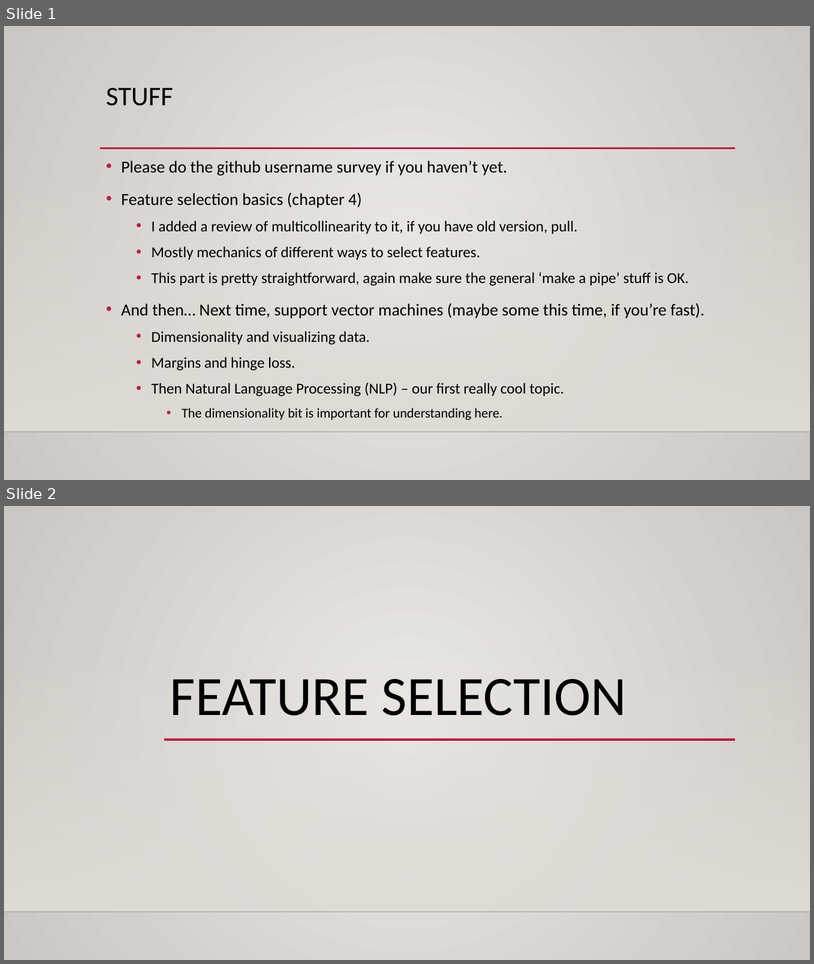
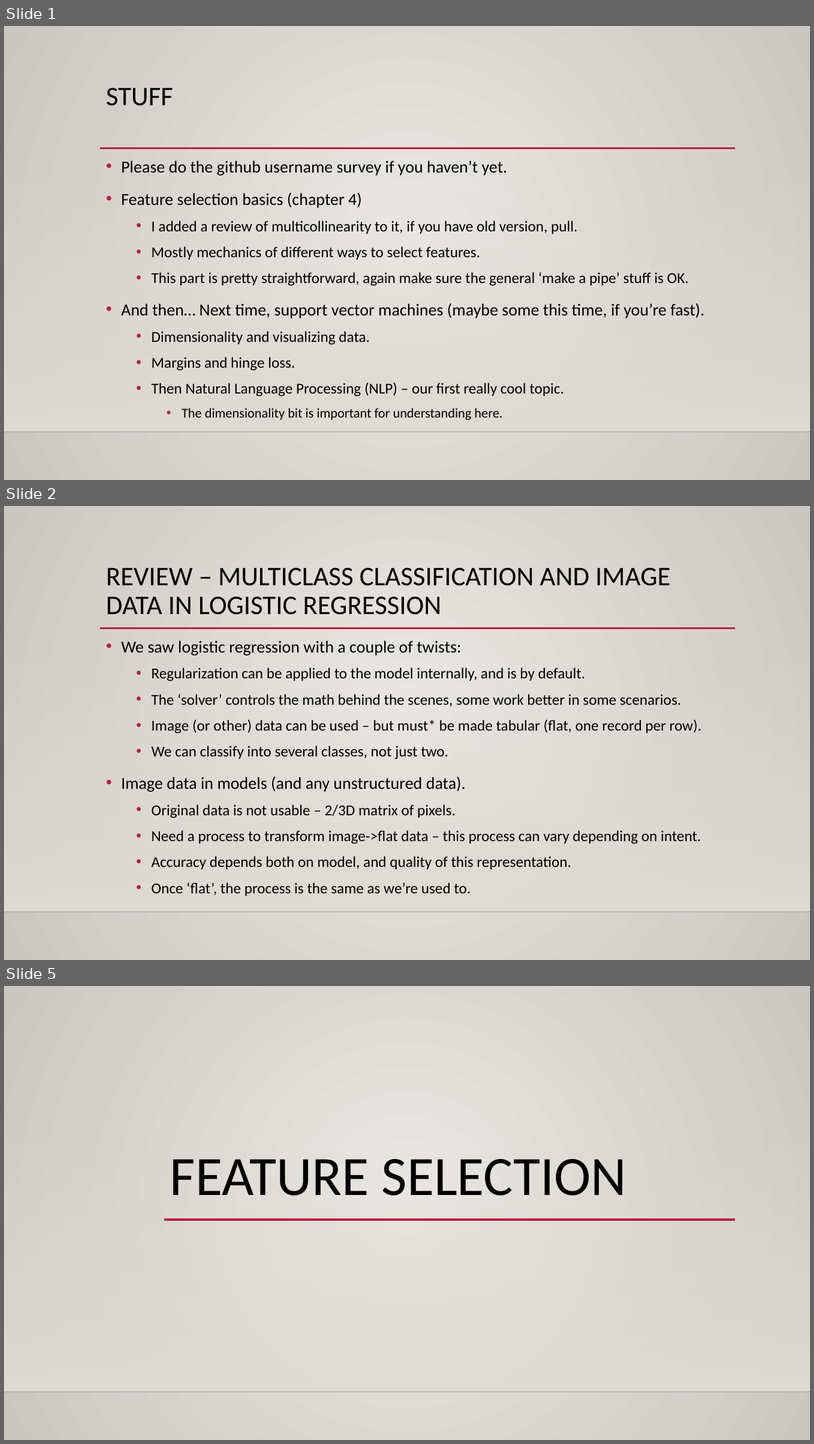
Before and after one commit to AkeemSemperDataScience/Intro_to_Machine_Learning_Students, a slide deck: reference_content/Slides/009_Feature_Selection.pptx. Shown one above the other, each under a label of ours: slides 1 and 2 before the commit, slides 1, 2 and 5 after it; the slides between them are not shown. The pictures are 814x964 and 814x1444 pixels, drawn with LibreOffice and Linux fonts; fonts in the diff are those of the drawing; background and template pictures are left out. Boxes give left, top, right and bottom in pixels: in the first picture for what was removed or moved away, otherwise in the second. Text is boxed around its words. In the diff, an @@ line names an element or a change of style, - is before the commit and + after.

```diff
--- a/reference_content/Slides/009_Feature_Selection.pptx
+++ b/reference_content/Slides/009_Feature_Selection.pptx
@@ slide 2 added at [4,506,810,960], background gradient #ECEAE7 to #CAC7C1; not listed: 3 template elements that a slide beside it also shows @@
@@ title added at [106,568,671,615], 32 pt, text #000000 @@
+REVIEW – MULTICLASS CLASSIFICATION AND IMAGE DATA IN LOGISTIC REGRESSION
@@ text added at [121,640,702,895], 18 pt, text #000000 @@
+• We saw logistic regression with a couple of twists:
+  • Regularization can be applied to the model internally, and is by default.
+  • The ‘solver’ controls the math behind the scenes, some work better in some scenarios.
+  • Image (or other) data can be used – but must* be made tabular (flat, one record per row).
+  • We can classify into several classes, not just two.
+• Image data in models (and any unstructured data).
+  • Original data is not usable – 2/3D matrix of pixels.
+  • Need a process to transform image->flat data – this process can vary depending on intent.
+  • Accuracy depends both on model, and quality of this representation.
+  • Once ‘flat’, the process is the same as we’re used to.
@@ what was slide 2 is now slide 5 @@
```
Also in this commit, not shown: 2 slides changed, 2 other slides added, 7 other files.
